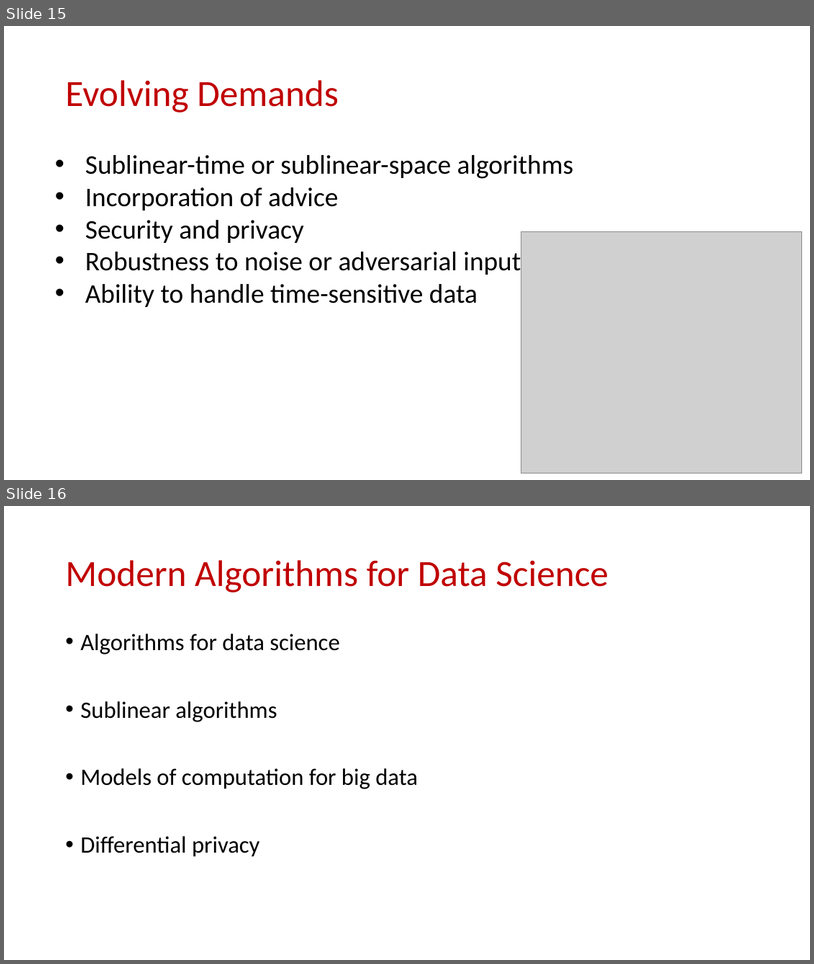
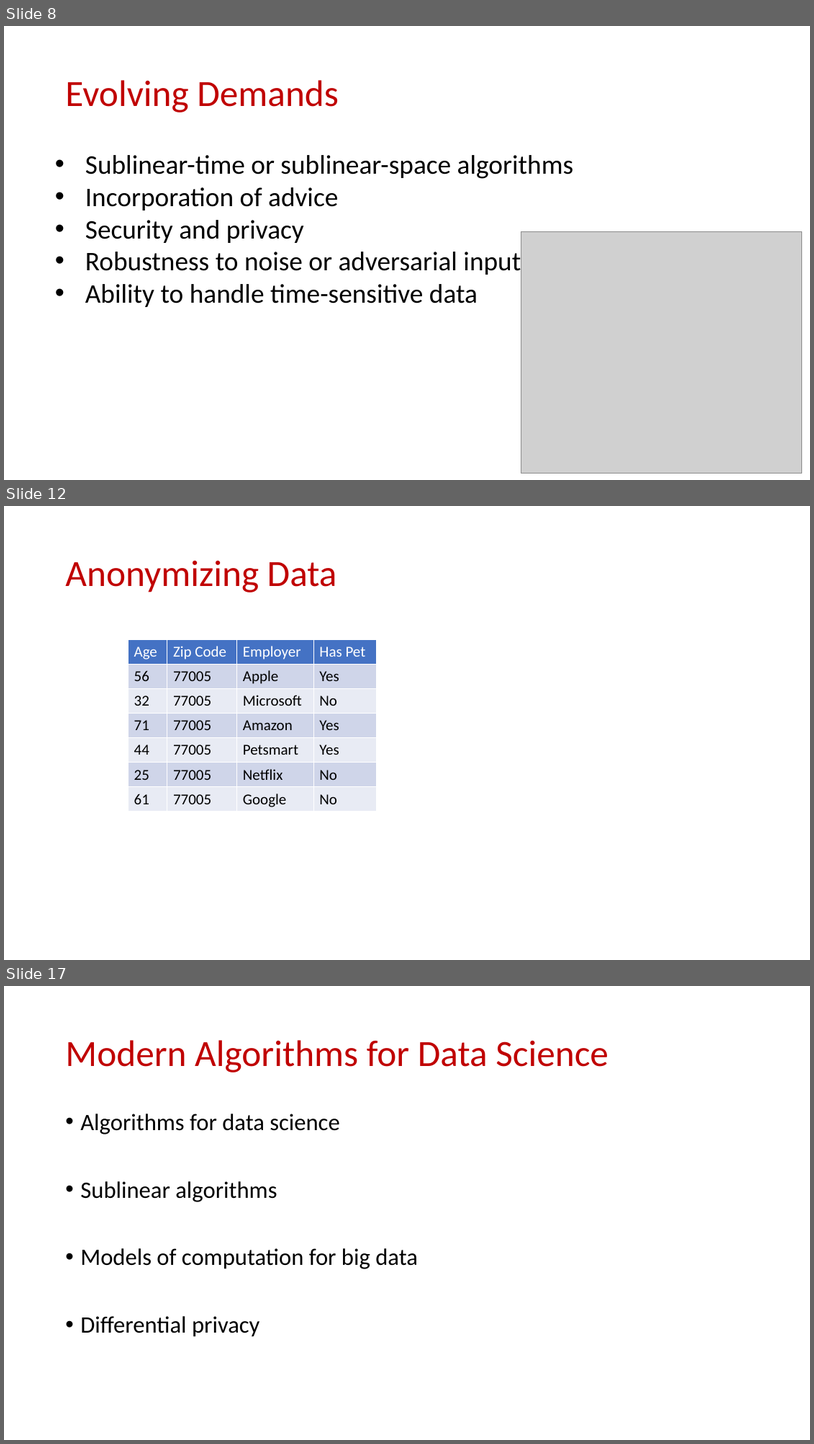
Before and after one commit to samsonzhou/samsonzhou.github.io, a slide deck: CSCE689-23/Week 1.pptx. Shown one above the other, each under a label of ours: slides 15 and 16 before the commit, slides 8, 12 and 17 after it; the slides between them are not shown. The pictures are 814x964 and 814x1444 pixels, drawn with LibreOffice and Linux fonts; fonts in the diff are those of the drawing; grey boxes stand for pictures. Boxes give left, top, right and bottom in pixels: in the first picture for what was removed or moved away, otherwise in the second. Text is boxed around its words. In the diff, an @@ line names an element or a change of style, - is before the commit and + after.

```diff
--- a/CSCE689-23/Week 1.pptx
+++ b/CSCE689-23/Week 1.pptx
@@ slide 12 added at box(4, 506, 810, 960), background #FFFFFF @@
@@ title added at box(65, 560, 337, 592), 44 pt, text #C00000 @@
+Anonymizing Data
@@ table added at box(128, 640, 377, 811), 7 rows, 4 columns @@
+Age | Zip Code | Employer | Has Pet
+56 | 77005 | Apple | Yes
+32 | 77005 | Microsoft | No
+71 | 77005 | Amazon | Yes
+44 | 77005 | Petsmart | Yes
+25 | 77005 | Netflix | No
+61 | 77005 | Google | No
@@ what was slide 15 is now slide 8 @@
@@ what was slide 16 is now slide 17 @@
```
Also in this commit, not shown: 1 slide changed, 12 other slides added, 8 slides removed, 1 other file.
